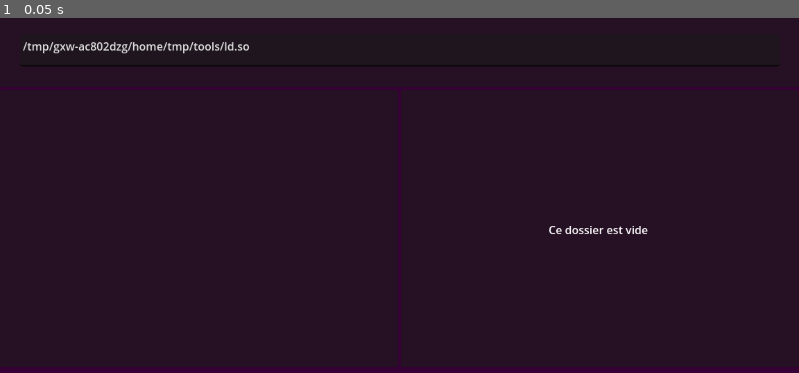
Above: before the commit, frame 1.
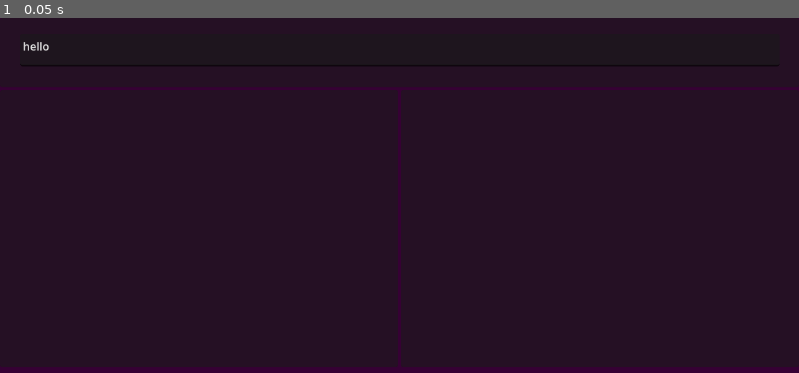
Above: after the commit, the same moment.

Repository: KevinCastel/PinkyBall-mobile
Game: Godot game, scene res://datas/scene/FileDIalog/file_dialog.tscn
The game is run twice, just before and just after one commit, with the same random seed, the same clock (stepped at 60 frames per second) and the same inputs. This scene is started directly instead of the project's main scene.
Inputs:
- Up to frame 1 (0.05 s): no input

The runs differ from the first frame. In frame 1, 0.6% of the frame differs, in the area x 2-82%, y 6-61%.
Error after the commit: Parse Error: Preload file "res://datas/scene/FileDIalog/context_menu.tscn" does not exist. (res://datas/ressources/scripts/file_dialog/file_dialog.gd:14)

Commit message:
Continuation de l'implémentation du context menu

Diff:
--- a/datas/ressources/scripts/file_dialog/file_dialog.gd
+++ b/datas/ressources/scripts/file_dialog/file_dialog.gd
@@ -6,11 +6,16 @@
 
 var _path
 
-@onready var _panel_list = self.get_node("VBoxContainer/HBoxContainer/PanelActual/VBoxContainer")
-@onready var _textedit_path = self.get_node("VBoxContainer/PanelPath/TextEditPath")
+@onready var _panel_list = self.get_node("Panel/VBoxContainer/HBoxContainer/PanelActual/VBoxContainer")
+@onready var _textedit_path = self.get_node("Panel/VBoxContainer/PanelPath/TextEditPath")
 
 @onready var _path_obj = preload("res://datas/ressources/scripts/level_editor/path.gd")
 @onready var _cmd_obj = preload("res://datas/ressources/scripts/level_editor/commands.gd")
+@onready var _contextMenuPreObj = preload("res://datas/scene/FileDIalog/context_menu.tscn")
+var _contextMenuObj
+var _is_context_menu_open = false
+
+var _btn_object_hovered
 
 #All errors message are down here:
 const ERROR_PATH_UNFOUND = "Ce chemin n'existe pas"
@@ -27,10 +32,20 @@
 	self.load_path()
 	self.add_btns()
 
-func _process(_Okdelta):
+func _process(_delta):
 	if Input.is_action_pressed("return_textedit"):
 		if self._textedit_path.has_focus():
+
 			self._textedit_path.release_focus()
+		elif self._is_context_menu_open:
+			self.HideContextMenu()
+
+
+	if Input.is_action_just_pressed("right_click"):
+		if self._is_context_menu_open:
+			self.HideContextMenu()
+		else:
+			self.ShowContextMenu()
 
 func set_files_btns_properties():
 	var btn_load = self.get_node("VBoxContainer/HBoxContainerFiles/ButtonLoad")
@@ -109,6 +124,8 @@
 	btn_object.size_flags_horizontal = Control.SIZE_EXPAND_FILL
 	btn_object.set_size(Vector2(30,50),false)
 	btn_object.connect("pressed", _on_btn_dir_pressed.bind(btn_object.text))
+	btn_object.connect("mouse_entered", _on_btn_dir_hovered.bind(btn_object))
+	btn_object.connect("mouse_exited", _on_btn_dir_unhovered.bind(btn_object))
 
 	self._panel_list.add_child(btn_object)
 
@@ -142,9 +159,9 @@
 	return df_name
 
 func _on_text_edit_path_text_changed():
+	var caret_position = self._textedit_path.get_caret_column()
 	var path = self._textedit_path.text
 	var backup_cmd = path
-	var caret_position = self._textedit_path.get_caret_column(0)
 
 	var node_path_obj = self._path_obj.new(path)
 	self.add_child(node_path_obj)
@@ -174,48 +191,8 @@
 	if len(d) > 0:
 		self.execute_command(d, self._path)
 
+	self._textedit_path.text = path
 	self._textedit_path.set_caret_column(caret_position)
-
-	"""
-	var recursive_path = ""
-	var argument = "" #can serve for stocking file_name specified for example
-	if "$C" in path:
-		argument = self.get_file_name_from_cmd(path)
-		self.clean_file_system_ui()
-		self.show_message(self.MESSAGE_CREAT_DIR+" :"+argument)
-
-		if "$E" in path:
-	elif "$D" in path:
-		argument = self.get_file_name_from_cmd(path)
-		self.clean_file_system_ui()
-		self.show_message(self.MESSAGE_HELP_CMD_FINNISH)
-		if "$E" in path:
-			recursive_path = self.get_path_without_cmd(path, argument, "$D")
-			path = recursive_path
-			self.execute_delete_dir_cmd(path+argument)
-			self.clean_file_system_ui()
-			self.show_message(self.MESSAGE_SUCCESSFULL_DELETED_DIR)
-	elif "$H" in path:
-		argument = self.get_file_name_from_cmd(path)
-		if "$E" in path:
-			if argument == ".":
-				recursive_path = self.get_path_without_cmd(path, argument, "$H")
-				if recursive_path.ends_with("/"):
-					#recursive_path = self.correct_path(recursive_path)
-
-					self.execute_delete_dir_cmd(recursive_path)
-					self.execute_file_name_cmd(recursive_path,"")
-					self.clean_file_system_ui()
-					self.show_message(self.MESSAGE_SUCCESSFULL_DELETED_DIR)
-				else:
-					self.clean_file_system_ui()
-					self.show_message(self.MESSAGE_HELP_DEL_ALL)
-		else:
-			self.clean_file_system_ui()
-			self.show_message(self.MESSAGE_HELP_CMD_FINNISH)
-
-	self._textedit_path.text = path
-	"""
 
 
 func execute_command(d:Dictionary, path:String):
@@ -272,6 +249,7 @@
 
 
 func delete_dir(path:String):
+	print("tentative d'élimination de:'",path,"'")
 	var output = []
 	OS.execute("rm", ["-fr",path], output)
 
@@ -301,6 +279,20 @@
 	self._panel_list.add_child(label_object)
 
 
+func ShowContextMenu():
+	if not self._is_context_menu_open:
+		self._contextMenuObj = self._contextMenuPreObj.instantiate()
+		self.add_child(self._contextMenuObj)
+		self._contextMenuObj.name = "context_menu"
+		self._contextMenuObj._path = self._textedit_path.text
+		self._contextMenuObj._btn_object = self._btn_object_hovered
+		self._contextMenuObj.global_position = self.get_global_mouse_position()
+		self._is_context_menu_open = true
+
+func HideContextMenu():
+	if self._is_context_menu_open:
+		self._is_context_menu_open = false
+		self._contextMenuObj.queue_free()
 
 func get_file_name_from_cmd(path:String):
 	var array_chars = path.split("")
@@ -350,6 +342,15 @@
 		index_c += 1
 	return path
 
+
+func _on_btn_dir_hovered(btn_obj):
+	self._btn_object_hovered = btn_obj
+
+
+func _on_btn_dir_unhovered(btn_obj):
+	if self._btn_object_hovered:
+		self._btn_object_hovered = null
+
 func _on_btn_dir_pressed(txt:String):
 	var dir_object = self._dicts_btns_dir[txt]
 	var new_path = dir_object.path
@@ -358,6 +359,7 @@
 	self.load_path()
 	self.add_btns()
 
+
 class Dir:
 	var dir_name = ""
 	var maxChild = 0 #represents all dirs and files that this dir contains
